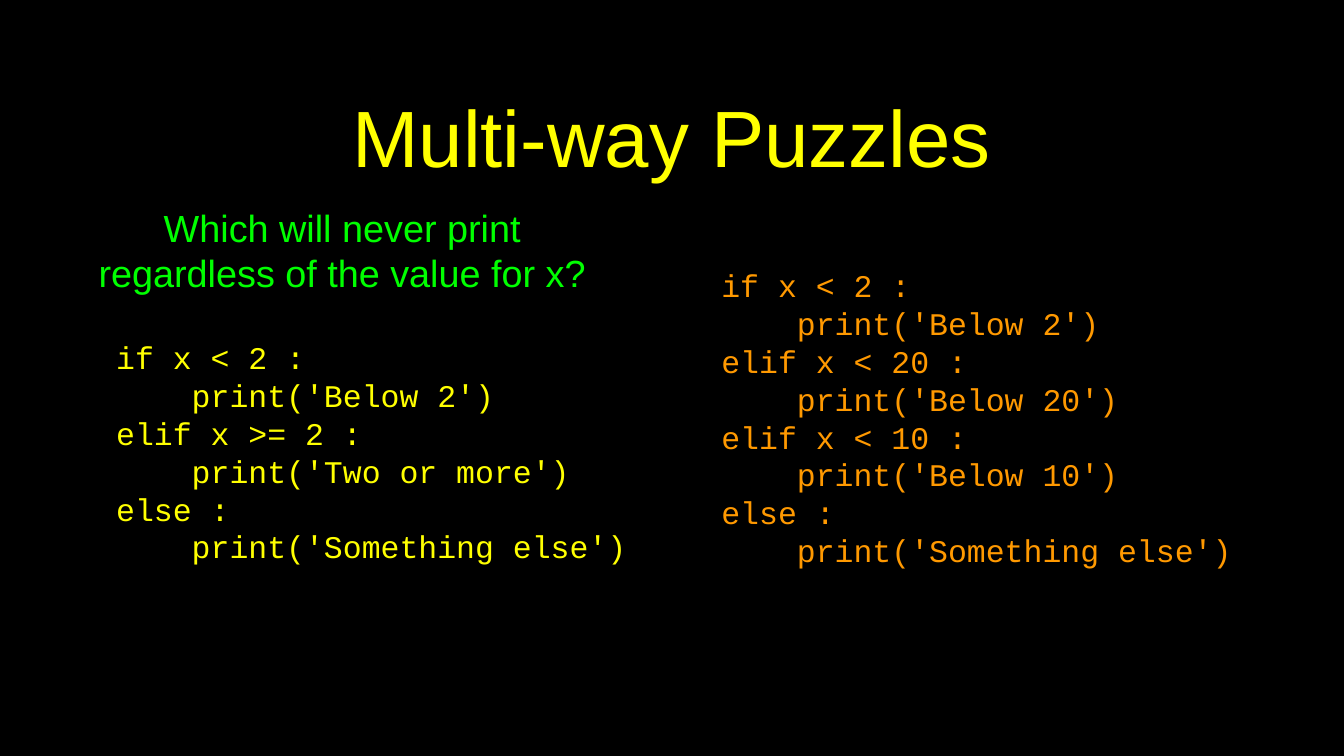
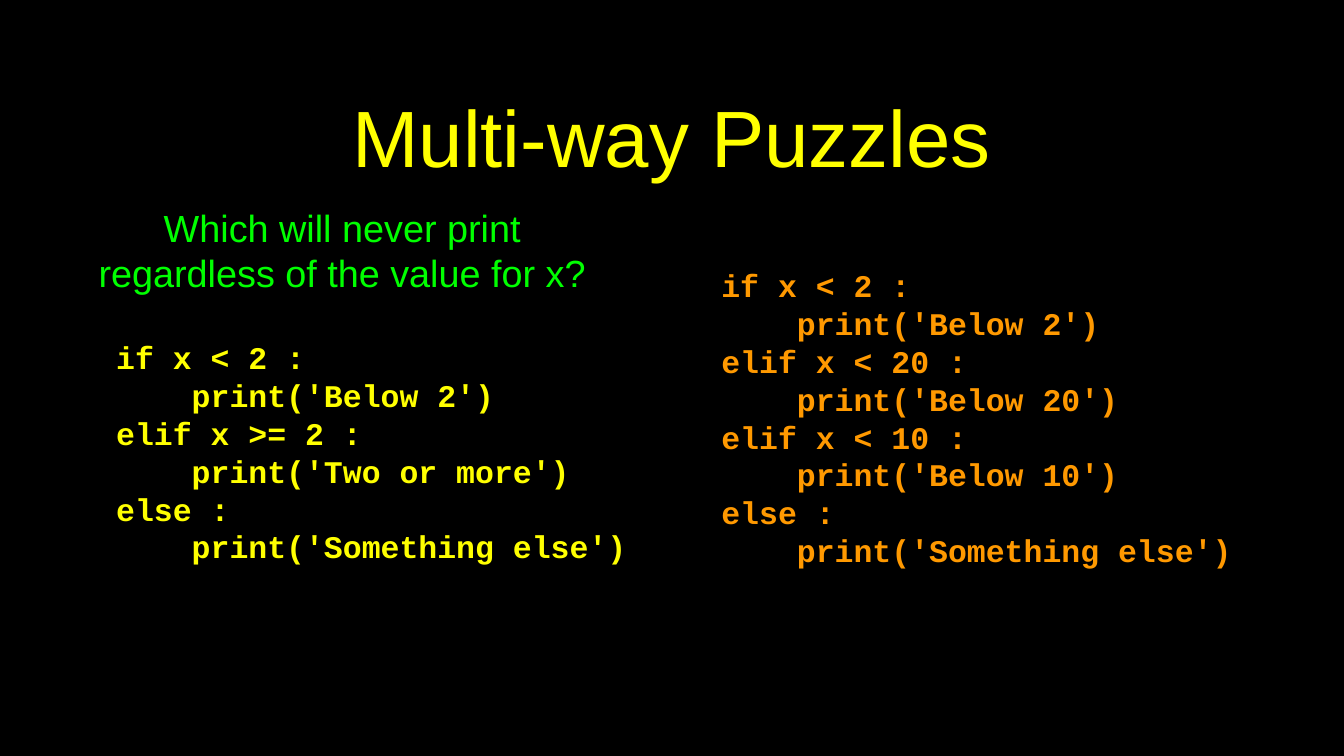
Before and after one commit to csev/py4e, a slide deck: slide 20 of lectures3/Pythonlearn-03-Conditional.pptx. Drawn at 1344x756 pixels with LibreOffice and Linux fonts; fonts in the diff are those of the drawing. Boxes give left, top, right and bottom in pixels: in the first picture for what was removed or moved away, otherwise in the second. Text is boxed around its words. In the diff, an @@ line names an element or a change of style, - is before the commit and + after.

```diff
--- a/lectures3/Pythonlearn-03-Conditional.pptx
+++ b/lectures3/Pythonlearn-03-Conditional.pptx
@@ text "if x < 2 :" at [721, 275, 1231, 569]: bold on @@
@@ text "if x < 2 :" at [116, 347, 626, 565]: bold on @@
```
Also in this commit, not shown: 18 other slides changed, 1 other file.
